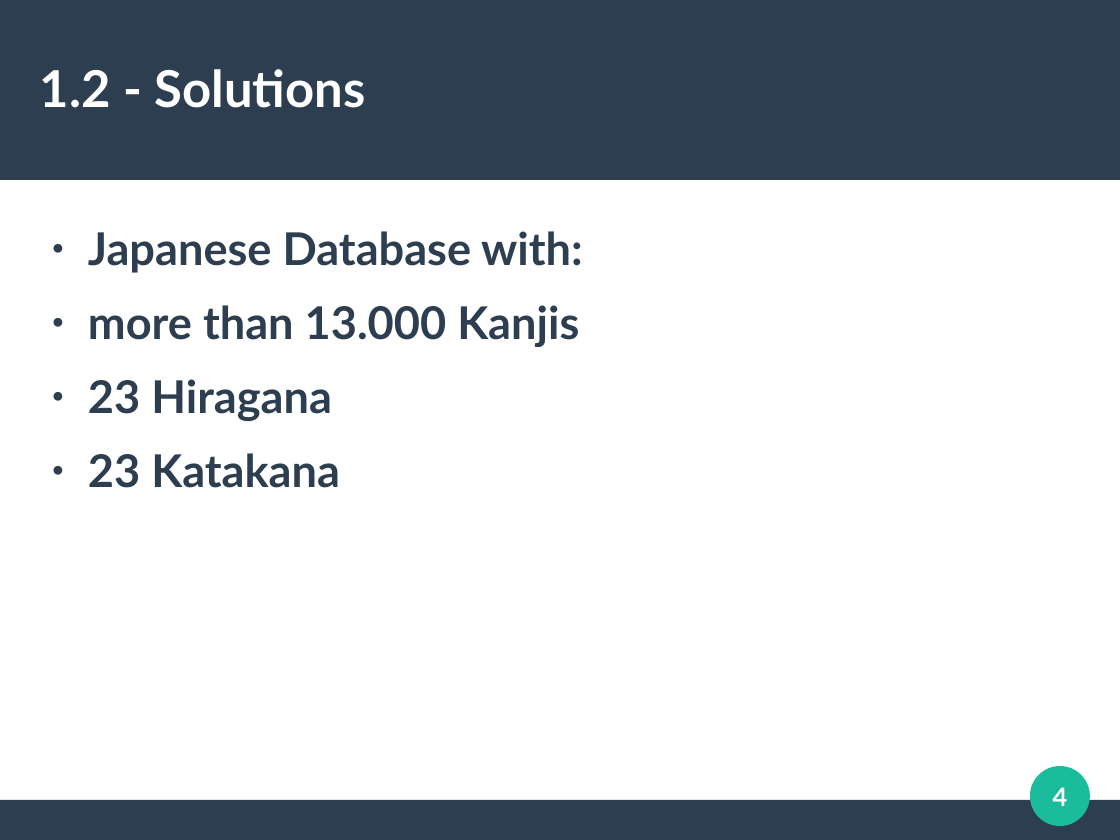
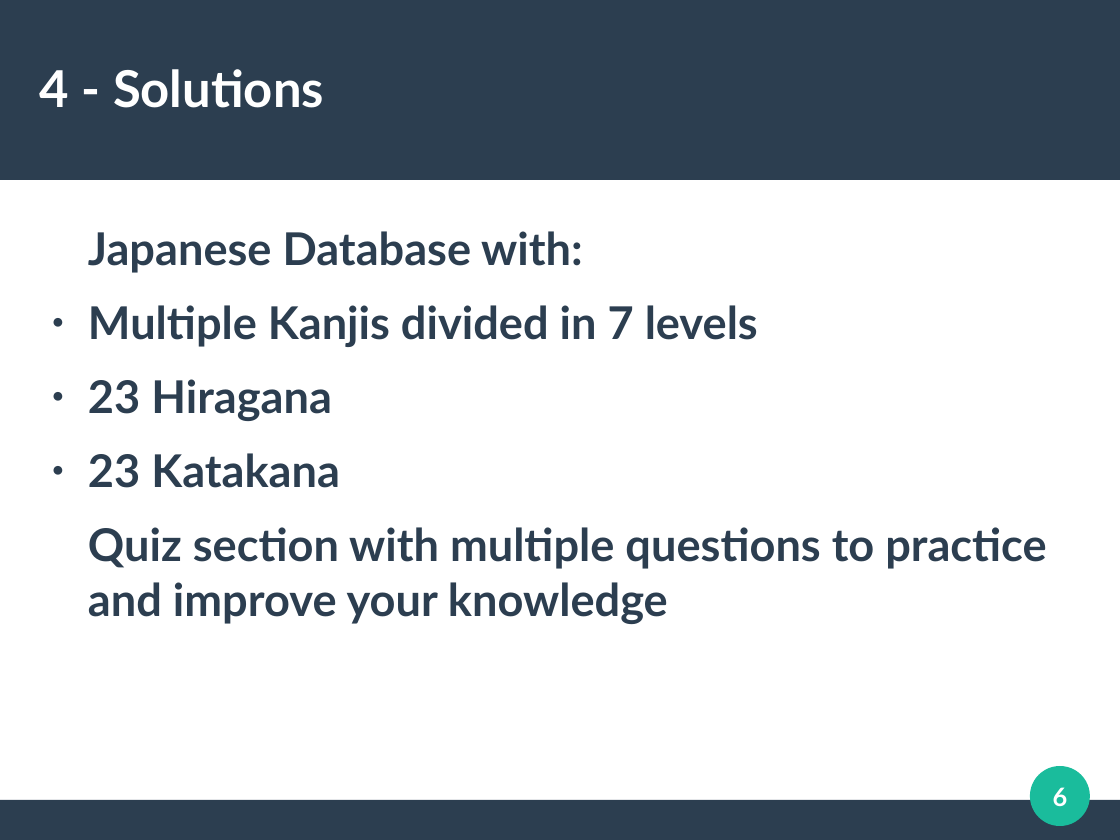
Before and after one commit to sergioparamo/kanjistudy, a slide deck: slide 6 of description/KanjiStudyPresentation.odp (slide 4 before the commit). Drawn at 1120x840 pixels with LibreOffice and Linux fonts; fonts in the diff are those of the drawing. Boxes give left, top, right and bottom in pixels: in the first picture for what was removed or moved away, otherwise in the second. Text is boxed around its words. In the diff, an @@ line names an element or a change of style, - is before the commit and + after.

Commit message:
presentation

```diff
--- a/description/KanjiStudyPresentation.odp
+++ b/description/KanjiStudyPresentation.odp
@@ title at bbox=[40, 69, 324, 108]: text changed @@
-1.2 - Solutions
+4 - Solutions
@@ text at bbox=[88, 305, 758, 347]: text changed @@
-● more than 13.000 Kanjis
+● Multiple Kanjis divided in 7 levels
@@ text at bbox=[88, 527, 1046, 624]: paragraph added @@
+Quiz section with multiple questions to practice and improve your knowledge
@@ page number at bbox=[1053, 787, 1068, 806]: text changed @@
-4
+6
```
Also in this commit, not shown: 1 other slide changed, 5 slides added, 16 slides removed.
